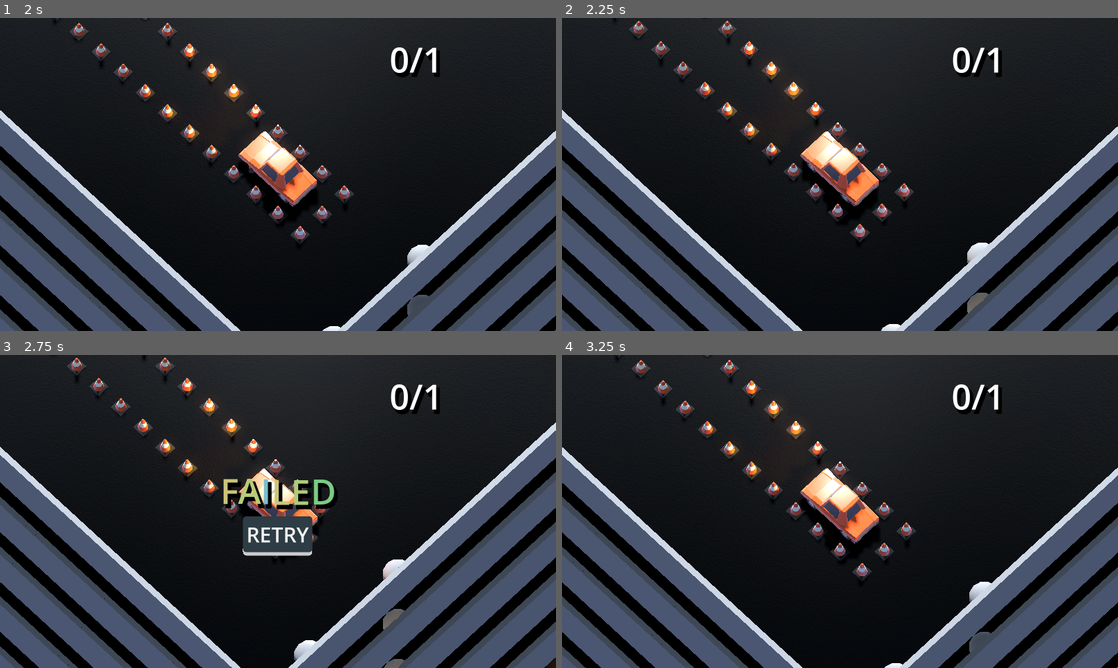
Above: before the commit, frames 1-4 (two rows, left to right).
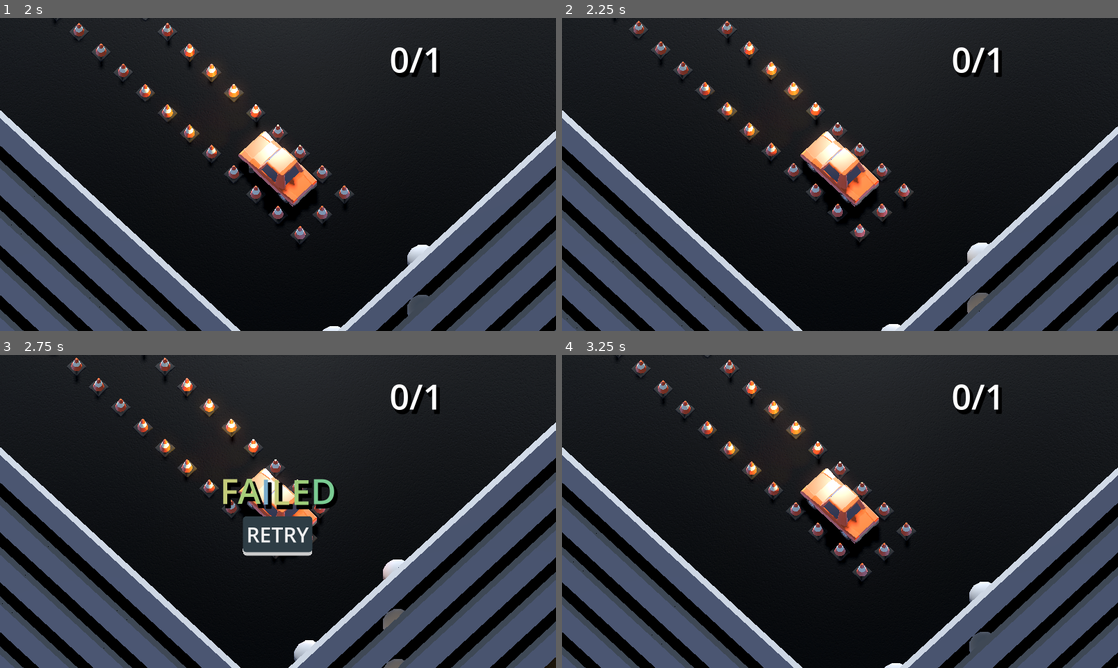
Above: after the commit, the same moments.

Repository: TomMurray/ValetV2
Game: Godot game, scene res://scenes/ui/main_menu.tscn
Same seed, same stepped clock (60 frames per second), same inputs: the game is played once before the commit and once after it.
Inputs:
- Up to frame 1 (2 s): click "PLAY" at 0.5 s; tap Enter at 1.25 s; hold Right (steer_right) from 1.28 s (still down)
- Up to frame 2 (2.25 s): tap R (restart) at 2 s; release Right (steer_right) at 2.03 s; hold Down (brake_reverse) from 2.03 s (still down)
- Up to frame 3 (2.75 s): keep holding Down (brake_reverse)
- Up to frame 4 (3.25 s): release Down (brake_reverse) at 2.75 s; click "RETRY" at 2.75 s

Frame 1 is identical in both runs. In frame 2, 0.2% of the frame differs, in the area x 0-92%, y 0-100%; in frame 3, 0.6%, in the area x 0-100%, y 0-100%; in frame 4, nothing differs.

Commit message:
Re-introduce a test scene for the engine noise

Diff:
--- /dev/null
+++ b/scenes/prefabs/engine_noise_test.tscn
@@ -0,0 +1,63 @@
+[gd_scene load_steps=3 format=3 uid="uid://f3h8nwjq1sj7"]
+
+[ext_resource type="PackedScene" uid="uid://cvjhli7dx452m" path="res://scenes/prefabs/engine_noise.tscn" id="1_ijime"]
+
+[sub_resource type="GDScript" id="GDScript_i8go5"]
+script/source = "extends VSlider
+
+@export var engine_noise : EngineNoise
+
+
+func _ready():
+	value = engine_noise.accel
+
+func _on_value_changed(value):
+	engine_noise.accel = value
+"
+
+[node name="Node3D" type="Node3D"]
+
+[node name="engine_noise" parent="." instance=ExtResource("1_ijime")]
+
+[node name="Camera3D" type="Camera3D" parent="."]
+
+[node name="CanvasLayer" type="CanvasLayer" parent="."]
+
+[node name="Panel" type="Panel" parent="CanvasLayer"]
+custom_minimum_size = Vector2(200, 400)
+anchors_preset = 8
+anchor_left = 0.5
+anchor_top = 0.5
+anchor_right = 0.5
+anchor_bottom = 0.5
+offset_left = -20.0
+offset_top = -20.0
+offset_right = 20.0
+offset_bottom = 20.0
+grow_horizontal = 2
+grow_vertical = 2
+
+[node name="MarginContainer" type="MarginContainer" parent="CanvasLayer/Panel"]
+layout_mode = 1
+anchors_preset = 15
+anchor_right = 1.0
+anchor_bottom = 1.0
+grow_horizontal = 2
+grow_vertical = 2
+theme_override_constants/margin_left = 40
+theme_override_constants/margin_top = 40
+theme_override_constants/margin_right = 40
+theme_override_constants/margin_bottom = 40
+
+[node name="HBoxContainer" type="HBoxContainer" parent="CanvasLayer/Panel/MarginContainer"]
+layout_mode = 2
+alignment = 1
+
+[node name="VSlider" type="VSlider" parent="CanvasLayer/Panel/MarginContainer/HBoxContainer" node_paths=PackedStringArray("engine_noise")]
+layout_mode = 2
+max_value = 1.0
+step = 0.01
+script = SubResource("GDScript_i8go5")
+engine_noise = NodePath("../../../../../engine_noise")
+
+[connection signal="value_changed" from="CanvasLayer/Panel/MarginContainer/HBoxContainer/VSlider" to="CanvasLayer/Panel/MarginContainer/HBoxContainer/VSlider" method="_on_value_changed"]
--- a/scripts/engine_noise.gd
+++ b/scripts/engine_noise.gd
@@ -1,4 +1,5 @@
 extends Node3D
+class_name EngineNoise
 
 @onready var player : AudioStreamPlayer3D = %AudioStreamPlayer3D
 
@@ -7,8 +8,6 @@
 var playback : AudioStreamGeneratorPlayback = null
 
 @export var noise_gen : Noise
-
-var accel : float = 1.0
 
 func quad_ease(t : float) -> float:
 	var sqr := t * t
@@ -33,13 +32,15 @@
 	var phase := fmod(secs + offset, 1/freq) * freq
 	return sin(quad_ease(phase) * TAU)
 
+var accel : float = 0.0
+
 func _fill_buffer():
 	var to_fill = playback.get_frames_available()
 	for i in range(0, to_fill):
 		var frame_time : float = time + (i / sample_hz)
 		var sample = 0.0
 
-		var base_freq : float = 50.0 * accel
+		var base_freq : float = 50.0
 
 		# Basic tone
 		sample += saw_wave(frame_time, 0.1, base_freq) * db_to_amp(-24.0)
